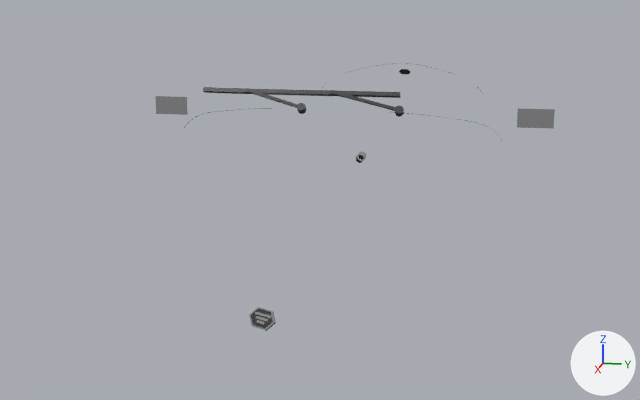
A saved change to the glTF model veiculos/sketchfab/detalhe/besouro/besouro_detalhe.glb.
Camera for both pictures: a 50 mm camera at (3.72, 0.55, 1.49) aimed at (-0.1, -0.21, 0.54). Every picture has the same lights, and +X, +Y and +Z are marked at lower right. The older version comes first.

Names of what the first picture shows: 'det_body', 'det_hood' and 3 more.
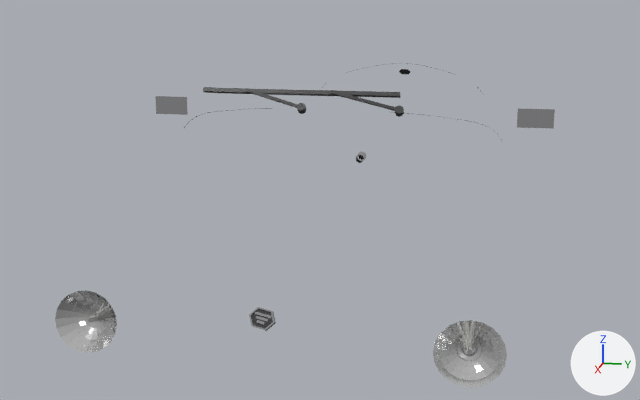
The change, as a diff of the scene's bpy script:
```diff
--- a/veiculos/sketchfab/detalhe/besouro/besouro_detalhe.glb.py
+++ b/veiculos/sketchfab/detalhe/besouro/besouro_detalhe.glb.py
@@ mat_luz_branca @@
+mat_luz_branca = principled_material('luz_branca')
+mat_luz_branca.base_color = (0.8, 0.8, 0.76)  # white #e7e7e2
+mat_luz_branca.roughness = 0.1
@@ mat_refletor @@
+mat_refletor = principled_material('refletor')
+mat_refletor.base_color = (0.8, 0.8, 0.8)  # white #e7e7e7
+mat_refletor.metallic = 1.0
+mat_refletor.roughness = 0.12
@@ me_det_headlight_right @@
+me_det_headlight_right.from_pydata(...)  # 161 vertices, 292 faces; spans x 1.572..1.643, y -0.604..-0.421, z 0.517..0.685
+# faces by material slot: [36, 36, 220]
+me_det_headlight_right.materials.append(mat_cromo)  # light grey #ceced1
+me_det_headlight_right.materials.append(mat_luz_branca)  # white #e7e7e2
+me_det_headlight_right.materials.append(mat_refletor)  # white #e7e7e7
@@ me_det_headlight_left @@
+me_det_headlight_left.from_pydata(...)  # 161 vertices, 292 faces; spans x 1.569..1.64, y 0.423..0.606, z 0.509..0.677
+# faces by material slot: [36, 36, 220]
+me_det_headlight_left.materials.append(mat_cromo)  # light grey #ceced1
+me_det_headlight_left.materials.append(mat_luz_branca)  # white #e7e7e2
+me_det_headlight_left.materials.append(mat_refletor)  # white #e7e7e7
@@ ob_det_headlight_right @@
+ob_det_headlight_right = bpy.data.objects.new('det_headlight_right', me_det_headlight_right)
+ob_det_headlight_right.location = (0.0, 0.0, 0.0)
@@ ob_det_headlight_left @@
+ob_det_headlight_left = bpy.data.objects.new('det_headlight_left', me_det_headlight_left)
+ob_det_headlight_left.location = (0.0, 0.0, 0.0)
```

What differs and where, as boxes [x1, y1, x2, y2] in the pictures (640 x 400 px):
'det_headlight_left', added: after [433, 320, 507, 388]
    faces in mat_refletor (white #e7e7e7): [433, 320, 507, 388]
'det_headlight_right', added: after [55, 290, 117, 353]
    faces in mat_refletor (white #e7e7e7): [55, 290, 117, 353]
